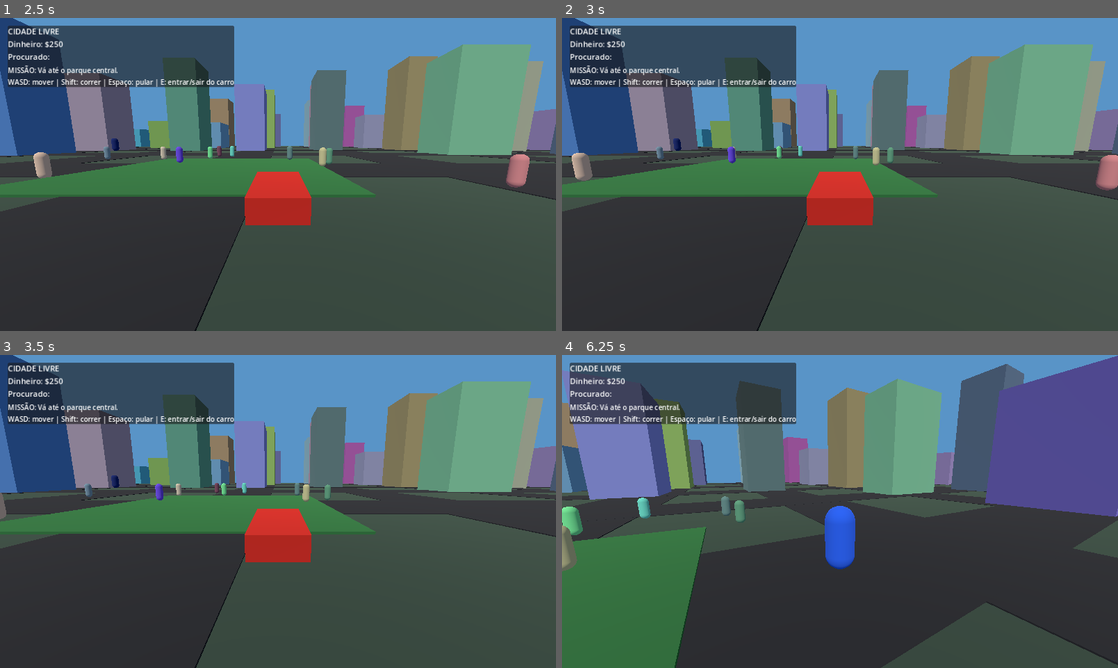
Above: before the commit, frames 1-4 (two rows, left to right).
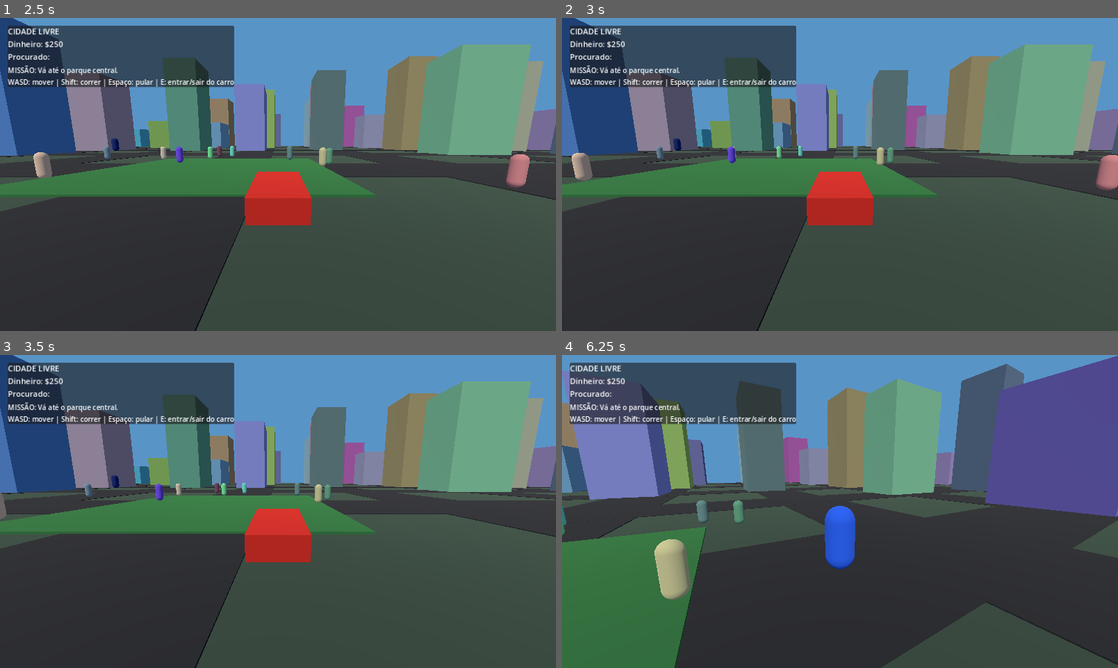
Above: after the commit, the same moments.

Repository: aykon042-cpu/CIDADE-LIVRE
Game: Godot game, scene res://scenes/Main.tscn
Same seed, same stepped clock (60 frames per second), same inputs: the game is played once before the commit and once after it.
Inputs (mouse positions are in pixels of both pictures, inside the frame that each line leads up to):
- Up to frame 1 (2.5 s): move the mouse to (305, 174) at 0.52 s; hold E (interact) 0.53-1.28 s; hold W (move_forward) from 0.53 s (still down); tap Space (jump) at 0.77, 1.52 s; move the mouse to (250, 174) at 1.27 s; tap Ctrl (sprint) at 1.35 s; move the mouse to (289, 168) at 2.02 s; hold E (interact) from 2.03 s (still down)
- Up to frame 2 (3 s): keep holding W (move_forward); move the mouse to (834, 180) at 2.77 s; release E (interact) at 2.78 s; tap Ctrl (sprint) at 2.85 s
- Up to frame 3 (3.5 s): keep holding W (move_forward); tap Space (jump) at 3.02 s
- Up to frame 4 (6.25 s): move the mouse to (878, 514) at 3.52 s; hold E (interact) 3.53-4.28 s; tap Space (jump) at 3.77, 4.52, 6.02 s; move the mouse to (795, 508) at 4.27 s; tap Ctrl (sprint) at 4.35, 5.85 s; move the mouse to (845, 511) at 5.02 s; hold E (interact) 5.03-5.78 s; move the mouse to (817, 505) at 5.77 s; release W (move_forward) at 5.78 s; hold D (move_right) from 5.78 s (still down)

Frame 1 is identical in both runs. In frame 2, 0.1% of the frame differs, in the area x 55-58%, y 41-48%; in frame 3, 0.1%; in frame 4, 1.9%, in the area x 0-33%, y 45-79%.

Commit message:
Improve pedestrian movement and flee response

Diff:
--- a/CIDADE_LIVRE_GODOT/scripts/civilian.gd
+++ b/CIDADE_LIVRE_GODOT/scripts/civilian.gd
@@ -5,6 +5,8 @@
 @export var wander_radius := 12.0
 var home_position: Vector3
 var destination: Vector3
+var player_target: Node3D
+var flee_radius := 7.0
 var wait_time := 0.0
 var gravity: float = ProjectSettings.get_setting("physics/3d/default_gravity")
 
@@ -30,6 +32,14 @@
 	add_child(visual)
 
 func _physics_process(delta: float) -> void:
+	velocity.x = move_toward(velocity.x, 0.0, move_speed * 2.0 * delta)
+	velocity.z = move_toward(velocity.z, 0.0, move_speed * 2.0 * delta)
+	if player_target != null and is_instance_valid(player_target) and global_position.distance_to(player_target.global_position) < flee_radius:
+		var escape := global_position - player_target.global_position
+		escape.y = 0.0
+		if escape.length_squared() > 0.01:
+			destination = global_position + escape.normalized() * 12.0
+			wait_time = 0.0
 	if not is_on_floor():
 		velocity.y -= gravity * delta
 	if wait_time > 0.0:
